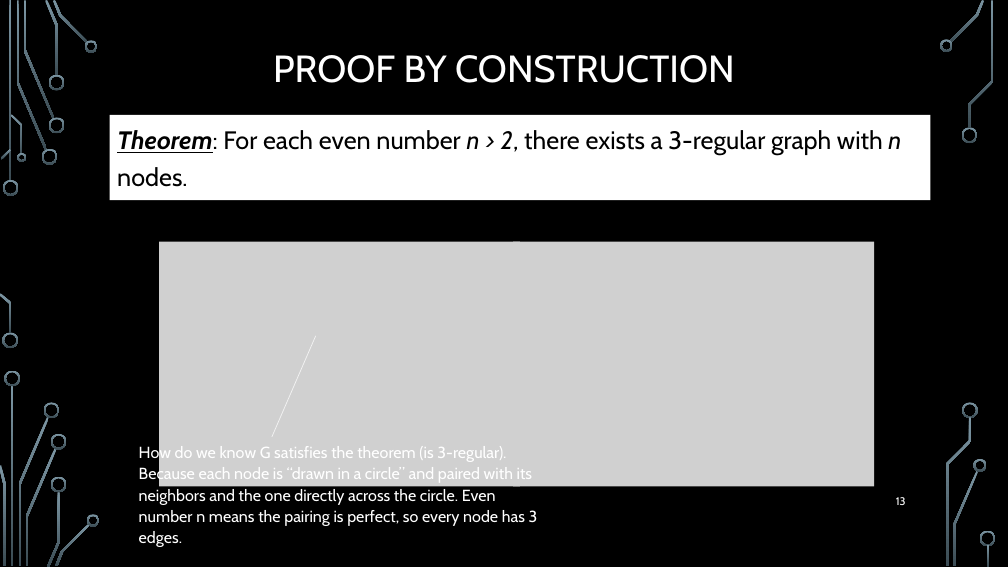
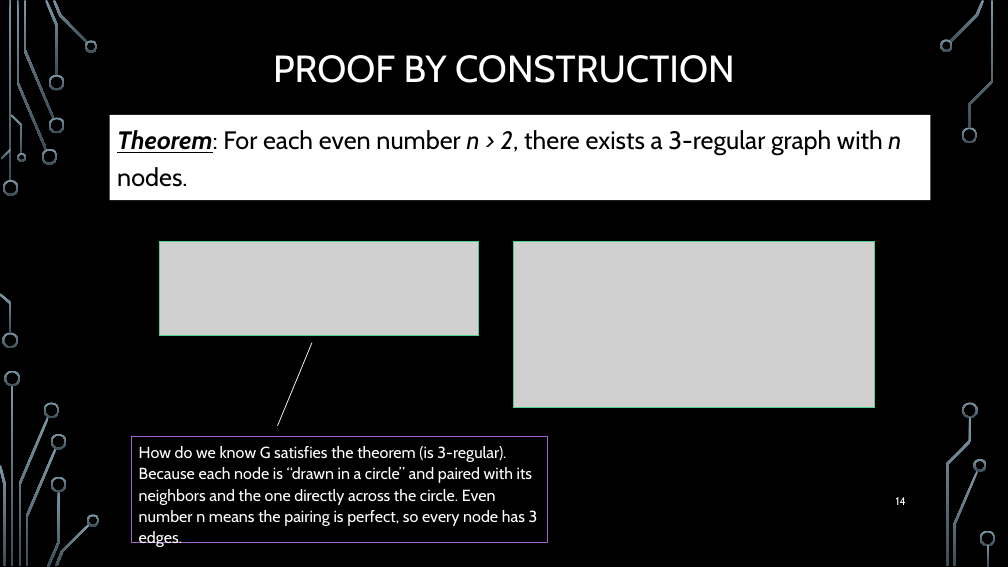
Before and after one commit to markfloryan/dmt2, a slide deck: slide 14 of slides/01-ReviewOfProofs.pptx (slide 13 before the commit). Drawn at 1008x567 pixels with LibreOffice and Linux fonts; fonts in the diff are those of the drawing; grey boxes stand for pictures; background and template pictures are left out. Boxes give left, top, right and bottom in pixels: in the first picture for what was removed or moved away, otherwise in the second. Text is boxed around its words. In the diff, an @@ line names an element or a change of style, - is before the commit and + after.

Commit message:
slide updates for proofs

```diff
--- a/slides/01-ReviewOfProofs.pptx
+++ b/slides/01-ReviewOfProofs.pptx
@@ picture: place and size @@
-picture at bbox=[159, 242, 520, 487]
+picture at bbox=[159, 242, 478, 337]
@@ picture: place and size @@
-picture at bbox=[513, 242, 874, 487]
+picture at bbox=[513, 242, 874, 408]
@@ line moved from (316, 336) - (272, 437) to (312, 343) - (278, 426) @@
@@ rectangle "How do we know G ...": place and size @@
-rectangle "How do we know G ..." at bbox=[139, 445, 538, 547]
+rectangle "How do we know G ..." at bbox=[132, 437, 548, 542]
@@ rectangle "How do we know G ..." at bbox=[132, 437, 548, 542]: outline none to #A262D0 0.75 pt @@
@@ page number at bbox=[896, 497, 906, 505]: text changed @@
-13
+14
```
Also in this commit, not shown: 1 other slide changed, 7 slides added.
